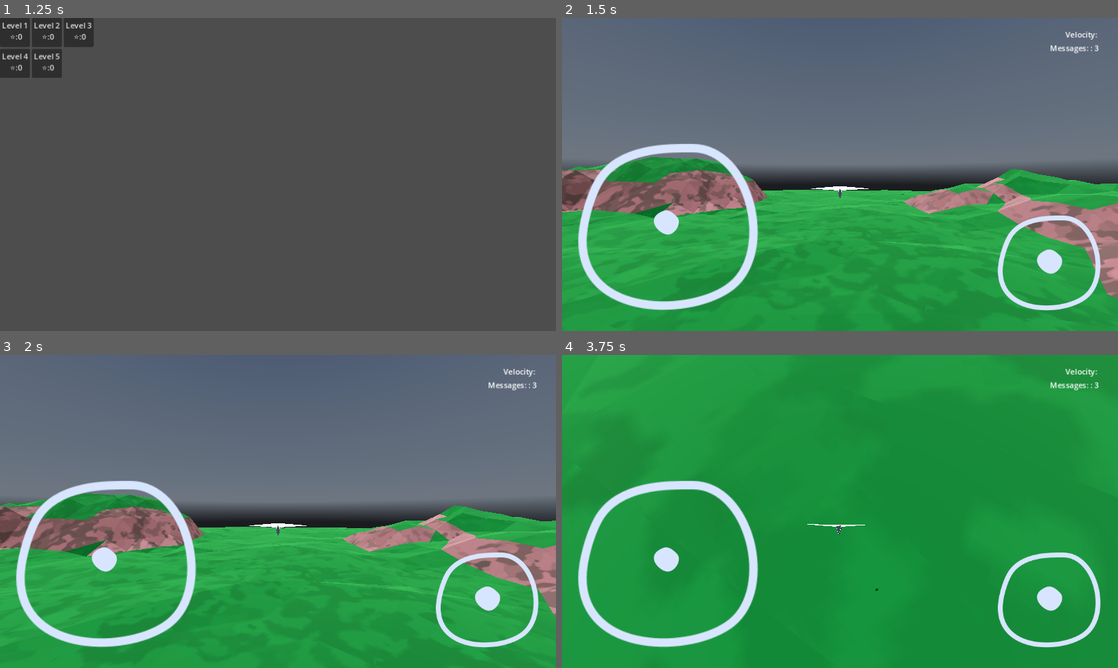
Above: before the commit, frames 1-4 (two rows, left to right).
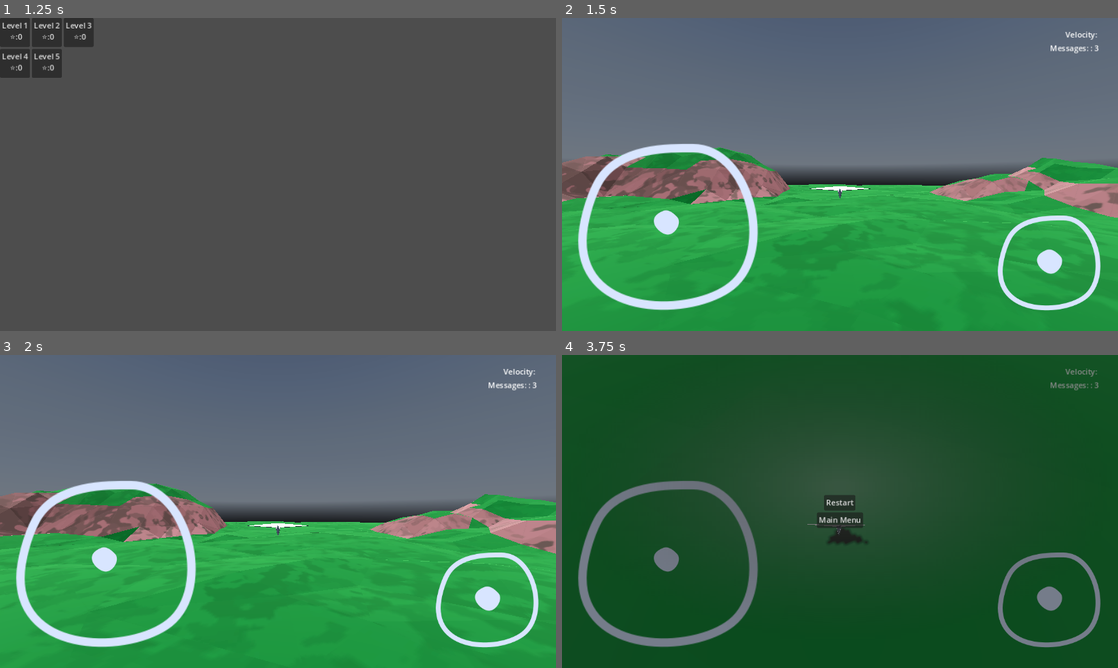
Above: after the commit, the same moments.

Repository: 1MochaChan1/flite-protoype
Game: Godot game, scene res://scenes/game_manager.tscn
The game is run twice, just before and just after one commit, with the same random seed, the same clock (stepped at 60 frames per second) and the same inputs. A sky picture missing from this copy of the repository is replaced by a grey-blue gradient.
Inputs (mouse positions are in pixels of both pictures, inside the frame that each line leads up to):
- Up to frame 1 (1.25 s): click "Play" at 0.5 s
- Up to frame 2 (1.5 s): click "Level 1 ⭐:0" at 1.25 s
- Up to frame 3 (2 s): no input
- Up to frame 4 (3.75 s): tap Enter (ui_accept) at 2, 2.27, 3.02 s; move the mouse to (867, 511) at 2.02 s; hold Up (ui_up) from 2.03 s (still down); move the mouse to (812, 511) at 2.77 s; move the mouse to (851, 505) at 3.52 s

Frame 1 is identical in both runs. In frame 2, 12% of the frame differs, in the area x 0-100%, y 41-90%; in frame 3, 11%; in frame 4, 100%, in the area x 0-100%, y 0-100%.

Commit message:
minor changes in scene changes made

Diff:
--- a/scenes/Levels/level_forest1.tscn
+++ b/scenes/Levels/level_forest1.tscn
@@ -17,12 +17,12 @@
 fill_from = Vector2(0.5, 0.418803)
 fill_to = Vector2(0.230769, 0)
 
-[node name="level_forest1" type="Node3D" node_paths=PackedStringArray("menus", "btn_restart", "btn_main_menu", "btn_next_level", "label")]
+[node name="level_forest1" type="Node3D" node_paths=PackedStringArray("game_end_menu", "pause_menu", "drops", "label")]
 script = ExtResource("1_v025j")
-menus = NodePath("Menus")
-btn_restart = NodePath("Menus/Control/VBoxContainer/Restart")
-btn_main_menu = NodePath("Menus/Control/VBoxContainer/Main Menu")
-btn_next_level = NodePath("Menus/Control/VBoxContainer/Next Level")
+scene_name = "level_forest1"
+game_end_menu = NodePath("End Game Menu")
+pause_menu = NodePath("Pause Menu")
+drops = NodePath("Drops")
 messages = 3
 label = NodePath("Hud/Control/Messages")
 one_star = 50
@@ -33,11 +33,11 @@
 
 [node name="Control" parent="Hud" instance=ExtResource("4_indaf")]
 
-[node name="Menus" type="CanvasLayer" parent="."]
+[node name="End Game Menu" type="CanvasLayer" parent="."]
 layer = 2
 visible = false
 
-[node name="Control" type="Control" parent="Menus"]
+[node name="Control" type="Control" parent="End Game Menu"]
 layout_mode = 3
 anchors_preset = 15
 anchor_right = 1.0
@@ -45,7 +45,7 @@
 grow_horizontal = 2
 grow_vertical = 2
 
-[node name="TextureRect" type="TextureRect" parent="Menus/Control"]
+[node name="TextureRect" type="TextureRect" parent="End Game Menu/Control"]
 layout_mode = 1
 anchors_preset = 15
 anchor_right = 1.0
@@ -54,7 +54,7 @@
 grow_vertical = 2
 texture = SubResource("GradientTexture2D_nhp7w")
 
-[node name="VBoxContainer" type="VBoxContainer" parent="Menus/Control"]
+[node name="VBoxContainer" type="VBoxContainer" parent="End Game Menu/Control"]
 layout_mode = 1
 anchors_preset = 13
 anchor_left = 0.5
@@ -66,19 +66,70 @@
 grow_vertical = 2
 alignment = 1
 
-[node name="Restart" type="Button" parent="Menus/Control/VBoxContainer"]
+[node name="Next Level" type="Button" parent="End Game Menu/Control/VBoxContainer"]
+layout_mode = 2
+size_flags_horizontal = 4
+size_flags_vertical = 4
+text = "Next Level"
+
+[node name="Restart" type="Button" parent="End Game Menu/Control/VBoxContainer"]
 layout_mode = 2
 size_flags_horizontal = 4
 size_flags_vertical = 4
 text = "Restart"
 
-[node name="Next Level" type="Button" parent="Menus/Control/VBoxContainer"]
+[node name="Main Menu" type="Button" parent="End Game Menu/Control/VBoxContainer"]
 layout_mode = 2
 size_flags_horizontal = 4
 size_flags_vertical = 4
-text = "Next Level"
+text = "Main Menu"
 
-[node name="Main Menu" type="Button" parent="Menus/Control/VBoxContainer"]
+[node name="Pause Menu" type="CanvasLayer" parent="."]
+layer = 2
+visible = false
+
+[node name="Control" type="Control" parent="Pause Menu"]
+layout_mode = 3
+anchors_preset = 15
+anchor_right = 1.0
+anchor_bottom = 1.0
+grow_horizontal = 2
+grow_vertical = 2
+
+[node name="TextureRect" type="TextureRect" parent="Pause Menu/Control"]
+layout_mode = 1
+anchors_preset = 15
+anchor_right = 1.0
+anchor_bottom = 1.0
+grow_horizontal = 2
+grow_vertical = 2
+texture = SubResource("GradientTexture2D_nhp7w")
+
+[node name="VBoxContainer" type="VBoxContainer" parent="Pause Menu/Control"]
+layout_mode = 1
+anchors_preset = 13
+anchor_left = 0.5
+anchor_right = 0.5
+anchor_bottom = 1.0
+offset_left = -48.0
+offset_right = 48.0
+grow_horizontal = 2
+grow_vertical = 2
+alignment = 1
+
+[node name="Resume" type="Button" parent="Pause Menu/Control/VBoxContainer"]
+layout_mode = 2
+size_flags_horizontal = 4
+size_flags_vertical = 4
+text = "Resume"
+
+[node name="Restart" type="Button" parent="Pause Menu/Control/VBoxContainer"]
+layout_mode = 2
+size_flags_horizontal = 4
+size_flags_vertical = 4
+text = "Restart"
+
+[node name="Main Menu" type="Button" parent="Pause Menu/Control/VBoxContainer"]
 layout_mode = 2
 size_flags_horizontal = 4
 size_flags_vertical = 4
@@ -99,7 +150,7 @@
 transform = Transform3D(1, 0, 0, 0, 1, 0, 0, 0, 1, 215.661, 49.6178, -28.722)
 
 [node name="Plane" parent="." node_paths=PackedStringArray("v_joystick") instance=ExtResource("5_xvxpt")]
-transform = Transform3D(1, 0, 0, 0, 1, 0, 0, 0, 1, 0, 155.005, 0)
+transform = Transform3D(1, 0, 0, 0, 1, 0, 0, 0, 1, 139.349, 102.03, 13.7652)
 v_joystick = NodePath("../Hud/Control/Movestick")
 
 [node name="Camera" parent="." node_paths=PackedStringArray("v_joystick", "follow_target") instance=ExtResource("6_5vi3l")]
--- a/scripts/Plane_Euler.gd
+++ b/scripts/Plane_Euler.gd
@@ -31,7 +31,6 @@
 var _current_speed:=.0
 var is_in_control:=true
 
-signal message_dropped
 signal crashed
 
 func _ready():
--- a/scripts/custom_scene.gd
+++ b/scripts/custom_scene.gd
@@ -2,12 +2,12 @@
 
 
 @export var is_level:bool=true
+@export var scene_name:String
 
 @export_category('PLayable Level Menu Option')
-@export var menus:CanvasLayer
-@export var btn_restart:Button
-@export var btn_main_menu:Button
-@export var btn_next_level:Button
+@export var game_end_menu:CanvasLayer
+@export var pause_menu:CanvasLayer
+@export var drops:Node
 @export var messages:=0
 @export var label:Label
 
@@ -24,8 +24,14 @@
 
 var time_start = 0
 var elapsed_time = 0
-var is_paused := false
-
+#var is_paused := false
+## Buttons for menus
+var g_btn_restart:Button
+var g_btn_main_menu:Button
+var g_btn_next_level:Button
+var p_btn_restart:Button
+var p_btn_main_menu:Button
+var p_btn_resume:Button
 
 # These will be called by scenes or the scene_managers (only).
 signal call_scene_change(next_scene:StringName)
@@ -37,25 +43,48 @@
 		label.text += ": "+str(messages)
 
 	if(is_level):
+
+		for drop in drops.get_children():
+			if(drop is Drop):
+				drop.message_dropped.connect(
+					update_message_count)
+
+		game_end_menu.visible = false
+		pause_menu.visible = false
+
 		Input.mouse_mode = Input.MOUSE_MODE_CAPTURED
+		player = get_tree().get_nodes_in_group('Player')[0]
 
-		if(len(get_tree().get_nodes_in_group('Player')) > 0):
-			player = get_tree().get_nodes_in_group('Player')[0]
-			if(player is Player):
-				player.message_dropped.connect(update_message_count)
-				player.crashed.connect(on_level_fail)
+		if(player is Player):
+			player.crashed.connect(on_level_fail)
 
-		if(menus):
-			btn_main_menu.pressed.connect(go_to_main_menu)
-			btn_restart.pressed.connect(restart_level)
-			btn_next_level.pressed.connect(go_to_next_level)
+		g_btn_next_level = game_end_menu.get_node(
+			"Control/VBoxContainer/Next Level")
+		g_btn_main_menu = game_end_menu.get_node(
+			"Control/VBoxContainer/Main Menu")
+		g_btn_restart = game_end_menu.get_node(
+			"Control/VBoxContainer/Restart")
+
+		p_btn_resume = pause_menu.get_node(
+			"Control/VBoxContainer/Resume")
+		p_btn_main_menu = pause_menu.get_node(
+			"Control/VBoxContainer/Main Menu")
+		p_btn_restart = pause_menu.get_node(
+			"Control/VBoxContainer/Restart")
+
+		g_btn_main_menu.pressed.connect(go_to_main_menu)
+		g_btn_restart.pressed.connect(restart_level)
+		g_btn_next_level.pressed.connect(go_to_next_level)
+
+		p_btn_main_menu.pressed.connect(go_to_main_menu)
+		p_btn_restart.pressed.connect(restart_level)
+		p_btn_resume.pressed.connect(resume_game)
 
 		time_start = Time.get_unix_time_from_system()
 
 
 func _process(_delta):
 	can_pause_level()
-	get_tree().paused = is_paused
 	_calculate_et()
 
 ## Will work in playable levels.
@@ -64,62 +93,70 @@
 		return
 	messages -= 1
 	label.text = "Messages: "+str(messages)
+
 	if(messages == 0):
 		on_level_pass()
 
+
 func can_pause_level():
-	if(Input.is_action_just_pressed("ui_cancel")
-		and (Input.mouse_mode == Input.MOUSE_MODE_CAPTURED)):
-		Input.mouse_mode = Input.MOUSE_MODE_VISIBLE
-		#is_paused = true
-	elif (Input.is_action_just_pressed("ui_cancel")
-		and (Input.mouse_mode == Input.MOUSE_MODE_VISIBLE)):
-		Input.mouse_mode = Input.MOUSE_MODE_CAPTURED
-		#is_paused = false
+	if(Input.is_action_just_pressed("ui_cancel")\
+	and not game_end_menu.visible):
+		if(get_tree().paused):
+			resume_game()
+		else:
+			pause_game()
+
+
+func pause_game():
+	Input.mouse_mode = Input.MOUSE_MODE_VISIBLE
+	get_tree().paused = true
+	pause_menu.visible = get_tree().paused
+
+func resume_game():
+	Input.mouse_mode = Input.MOUSE_MODE_CAPTURED
+	get_tree().paused = false
+	pause_menu.visible = get_tree().paused
 
 func pause_player_movement():
 	if(player is Player):
 		player.is_in_control = false
 
 func on_level_pass():
-	if(not is_level and menus.visible):
+	if(not is_level and game_end_menu.visible):
 		return
 	#pause_player_movement()
 	Input.mouse_mode = Input.MOUSE_MODE_VISIBLE
-	menus.visible = true
+	game_end_menu.visible = true
+	var _save_game = GameManager.save_game
+	var level_star = _save_game.level_stats[scene_name]
 
-	var _save_game = GameManager.save_game
-	var level_star = _save_game.level_stats[self.name]
-	# check if eligble for next level
-	var current_star = get_current_stars()
+	var cur_stars = get_current_stars()
 
-	if(current_star > level_star):
-		GameManager.save_game.level_stats[self.name] = current_star
-		print(current_star)
+	if(cur_stars > level_star):
+		_save_game.level_stats[scene_name] = cur_stars
+
 	## TODO: Please change the naming convention for the levels.
 	## TODO: Also add saving to file. + Cleanup code.
-	var _lvl_number =int(str(self.name)[-1]) + 1
-	print(GameManager.get_save_game_file().level_stats[self.name])
+
 
 
 func on_level_fail():
-	if(not is_level and menus.visible):
+	if(not is_level and game_end_menu.visible):
 		return
 	pause_player_movement()
 	Input.mouse_mode = Input.MOUSE_MODE_VISIBLE
-	menus.visible = true
+	game_end_menu.visible = true
+	g_btn_next_level.visible=false
 
 
 ## Returns elapsed time since the level started
 ## Pauses when the level pauses.
 func _calculate_et() -> float:
-	if(not is_paused):
+	if(not get_tree().paused):
 		elapsed_time = Time.get_unix_time_from_system() - time_start
 	return elapsed_time
 
 func get_current_stars() -> int:
-	print(elapsed_time)
-	print(three_star)
 	if(elapsed_time < three_star):
 		return 3
 	elif(elapsed_time < two_star):
@@ -128,20 +165,14 @@
 
 ####### Menu Button Methods #######
 func go_to_next_level():
-	var _save_game = GameManager.save_game
-	var level_star = _save_game.level_stats[self.name]
-	# check if eligble for next level
-	var current_star = get_current_stars()
-	var _lvl_number =int(str(self.name)[-1]) + 1
-
+	var _lvl_number =int(str(scene_name)[-1]) + 1
 	var next_level = "res://scenes/Levels/level_forest%s.tscn" %str(_lvl_number)
 	call_scene_change.emit(next_level)
-
 
 func go_to_main_menu():
 	call_scene_change.emit('res://scenes/level_select.tscn')
 	# on main menu check game file to see which levels are playable
 
 func restart_level():
-	var _scene = "res://scenes/Levels/%s.tscn" % self.name
+	var _scene = "res://scenes/Levels/%s.tscn" % scene_name
 	call_scene_change.emit(_scene)
--- a/scripts/drop_point.gd
+++ b/scripts/drop_point.gd
@@ -1,17 +1,9 @@
+class_name Drop
 extends Node3D
 
-
-# Called when the node enters the scene tree for the first time.
-func _ready() -> void:
-	pass # Replace with function body.
-
-
-# Called every frame. 'delta' is the elapsed time since the previous frame.
-func _process(delta: float) -> void:
-	pass
-
+signal message_dropped
 
 func _on_area_3d_body_entered(body: Node3D) -> void:
 	if(body is Player):
-		body.message_dropped.emit()
+		message_dropped.emit()
 		queue_free()
